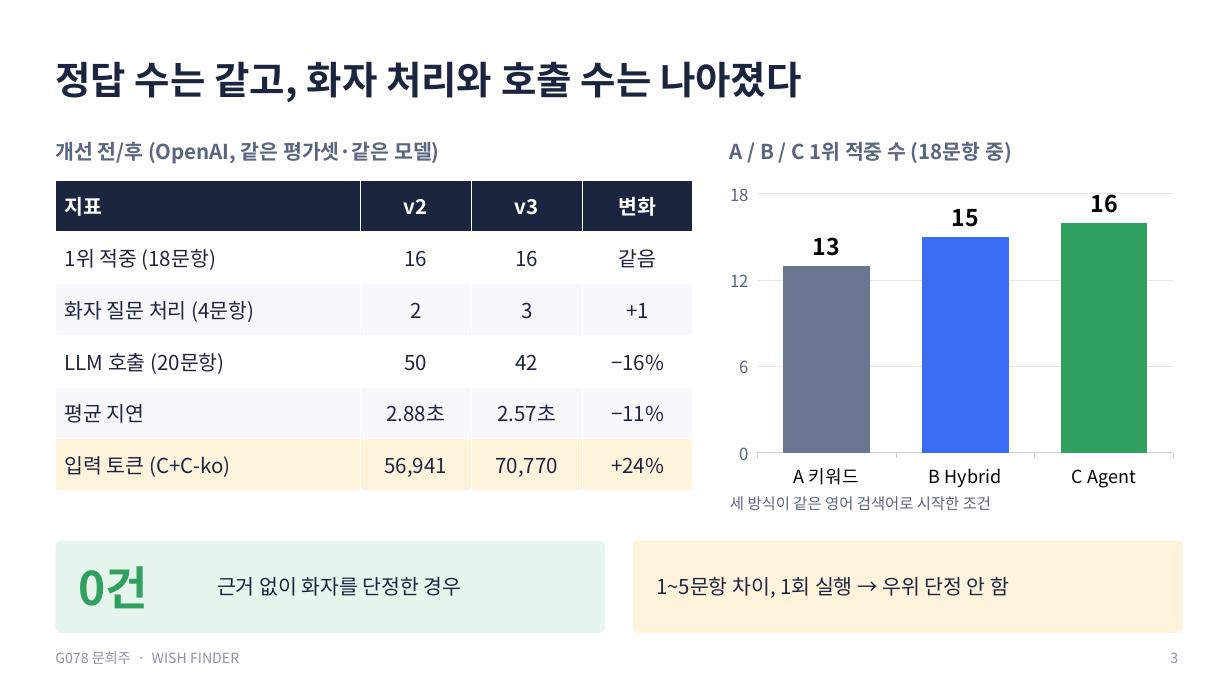
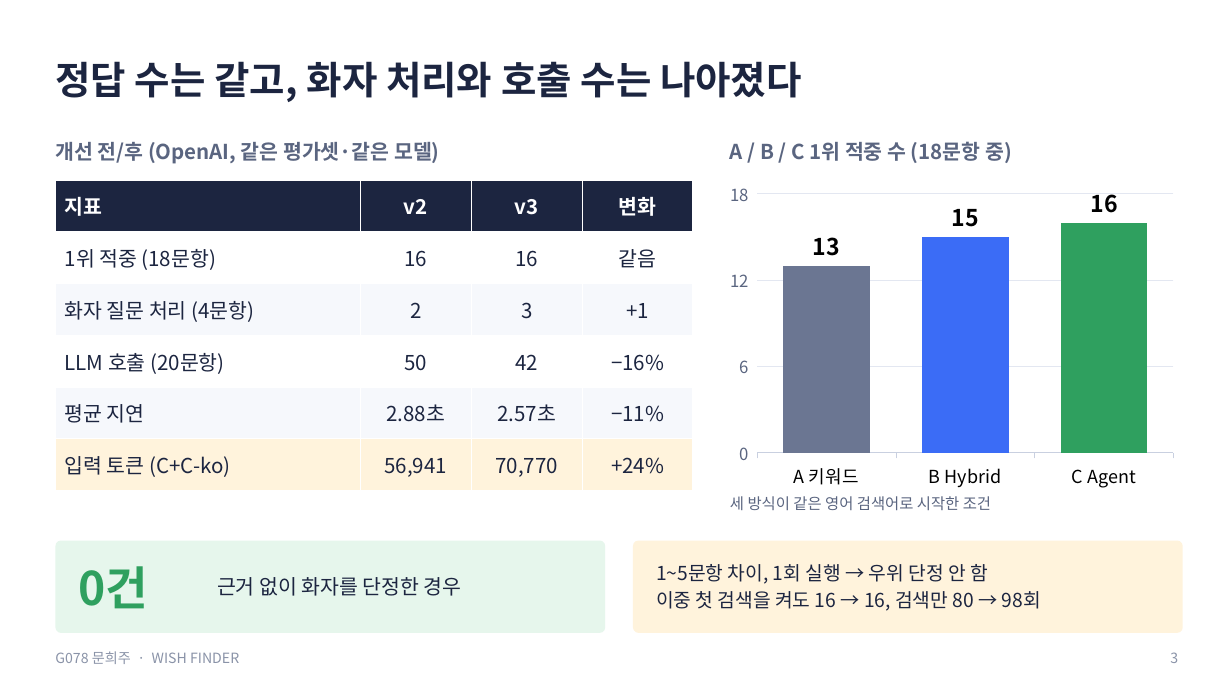
Before and after one commit to creepygrape/skala-AICapstone-mini-2, a slide deck: slide 3 of docs/exec/G078_문희주_발표.pptx. Drawn at 1232x693 pixels with LibreOffice and Linux fonts; fonts in the diff are those of the drawing. Boxes give left, top, right and bottom in pixels: in the first picture for what was removed or moved away, otherwise in the second. Text is boxed around its words. In the diff, an @@ line names an element or a change of style, - is before the commit and + after.

```diff
--- a/docs/exec/G078_문희주_발표.pptx
+++ b/docs/exec/G078_문희주_발표.pptx
@@ text at [656,564,988,584]: size 16 to 15 pt in "1~5문항 차이, 1회 실행 → 우위 단정 ..."; more space between paragraphs @@
@@ text at [656,591,1041,611]: paragraph added @@
+이중 첫 검색을 켜도 16 → 16, 검색만 80 → 98회
```
Also in this commit, not shown: 2 other slides changed, 8 other files.
